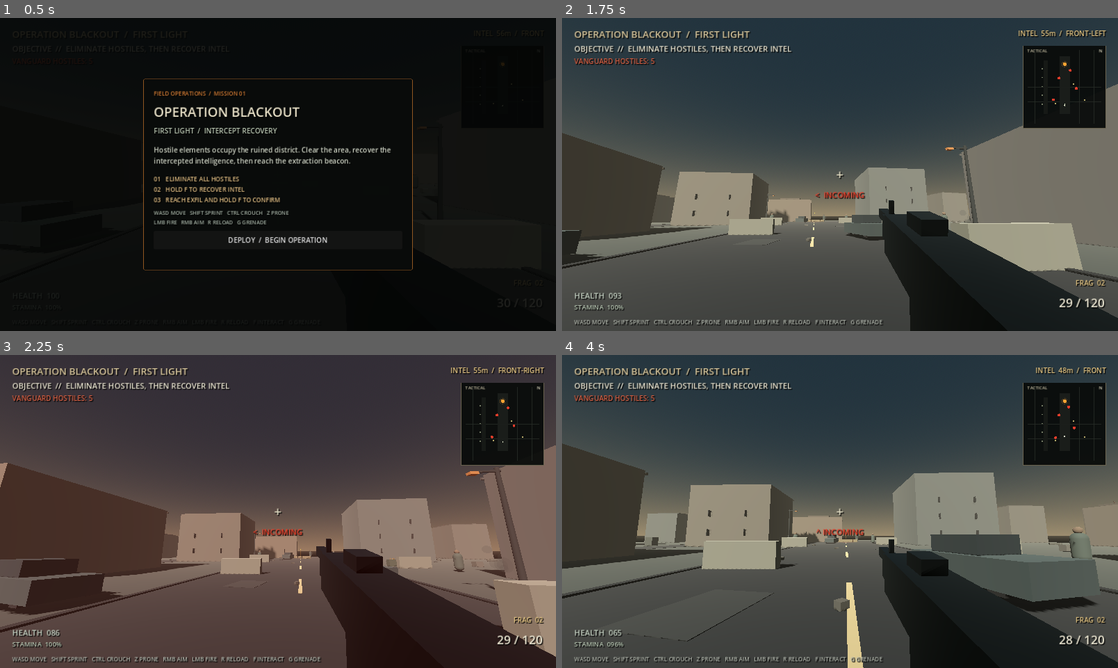
Above: before the commit, frames 1-4 (two rows, left to right).
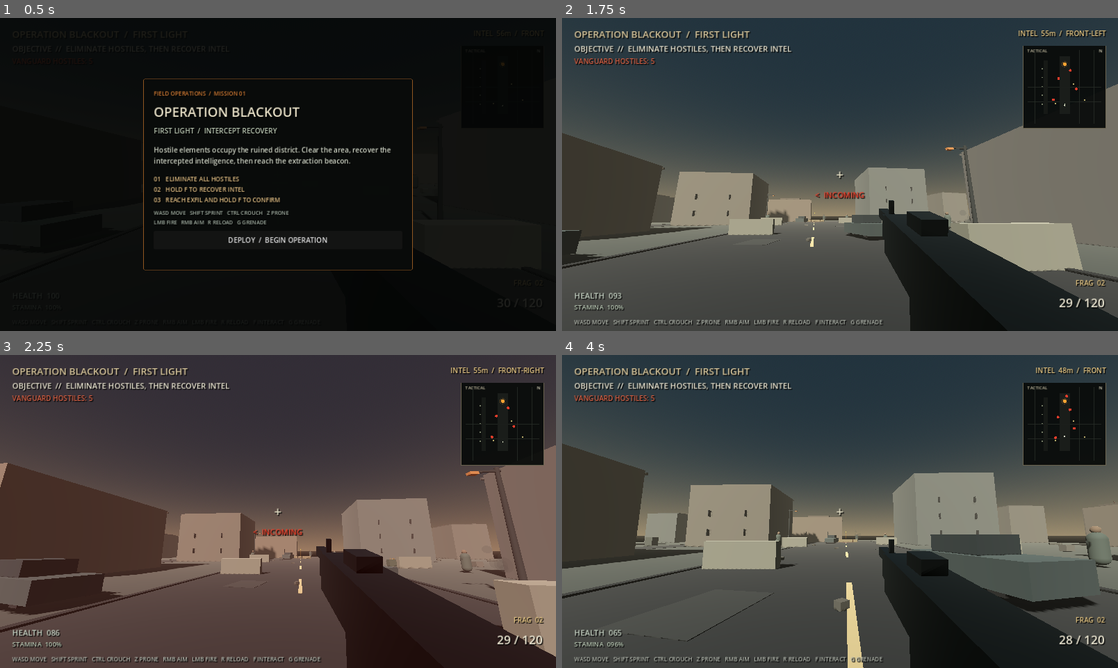
Above: after the commit, the same moments.

Repository: Liladizilla/operation-blackout
Game: Godot game, scene res://scenes/main.tscn
Same seed, same stepped clock (60 frames per second), same inputs: the game is played once before the commit and once after it.
Inputs (mouse positions are in pixels of both pictures, inside the frame that each line leads up to):
- Up to frame 1 (0.5 s): no input
- Up to frame 2 (1.75 s): click "DEPLOY / BEGIN OPERATION" at 0.5 s; tap Enter at 1.25 s; move the mouse to (867, 174) at 1.27 s; hold W (move_forward) from 1.28 s (still down); tap Ctrl (crouch) at 1.35 s; click (867, 174) at 1.42 s; tap Space (jump) at 1.52 s; tap Z (prone) at 1.55 s
- Up to frame 3 (2.25 s): keep holding W (move_forward); move the mouse to (250, 511) at 2.02 s; tap Z (prone) at 2.1 s
- Up to frame 4 (4 s): keep holding W (move_forward); tap Space (jump) at 2.27, 3.77 s; tap Shift (sprint) at 2.3 s; move the mouse to (851, 505) at 2.77 s; hold Shift (sprint) 2.78-3.53 s; tap Ctrl (crouch) at 3.05, 3.6 s; move the mouse to (834, 517) at 3.52 s; click (834, 517) at 3.67 s; tap Z (prone) at 3.8 s

Frame 1 is identical in both runs. In frame 2, less than 0.1% of the frame differs, in the area x 36-93%, y 16-68%; in frame 3, 0.1%; in frame 4, 0.8%, in the area x 38-99%, y 12-68%.

Commit message:
Add sound propagation and stealth-aware enemy reactions
Add noise attenuation, stance-dependent footsteps, and enemy investigation reactions for gunshots and grenade blasts.

Diff:
--- a/scripts/enemy.gd
+++ b/scripts/enemy.gd
@@ -201,13 +201,17 @@
             target_dir = retreat.normalized()
         look_at(Vector3(player.global_position.x, global_position.y, player.global_position.z), Vector3.UP)
     elif state == "INVESTIGATE":
-        var to_cover := cover_goal - global_position
-        to_cover.y = 0.0
-        if to_cover.length() > 1.0:
-            target_dir = to_cover.normalized() * 0.72
-            look_at(Vector3(last_known_position.x, global_position.y, last_known_position.z), Vector3.UP)
+        var investigate_target := cover_goal
+        if alert_memory_timer > 0.0 and last_known_position != Vector3.ZERO:
+            investigate_target = last_known_position
+        var to_target := investigate_target - global_position
+        to_target.y = 0.0
+        if to_target.length() > 1.4:
+            target_dir = to_target.normalized() * 0.72
+            look_at(Vector3(investigate_target.x, global_position.y, investigate_target.z), Vector3.UP)
         else:
             state = "SEARCH"
+            alert_memory_timer = 0.0
     target_dir = _avoid_obstacles(target_dir)
     if not is_on_floor():
         velocity.y -= 9.8 * delta
@@ -251,6 +255,26 @@
     query.exclude = [get_rid()]
     query.collision_mask = 1
     return space.intersect_ray(query)
+
+func hear_noise(source_position: Vector3, noise_type: String) -> void:
+    if health <= 0.0:
+        return
+    var memory_duration := 3.0
+    match noise_type:
+        "FOOTSTEP":
+            memory_duration = 2.0
+        "GUNSHOT":
+            memory_duration = 5.0
+        "GRENADE":
+            memory_duration = 6.0
+    last_known_position = source_position
+    alert_memory_timer = maxf(alert_memory_timer, memory_duration)
+    if state != "COMBAT":
+        state = "INVESTIGATE"
+        if cover_timer <= 0.0 or noise_type != "FOOTSTEP":
+            cover_goal = _choose_cover(source_position)
+            cover_timer = 1.2 if noise_type == "FOOTSTEP" else 1.6
+    think_timer = minf(think_timer, 0.1)
 
 func _broadcast_alert(threat_position: Vector3) -> void:
     if alert_broadcast_timer > 0.0:
--- a/scripts/grenade.gd
+++ b/scripts/grenade.gd
@@ -54,6 +54,9 @@
     if exploded:
         return
     exploded = true
+    var active_scene := get_tree().current_scene
+    if is_instance_valid(active_scene) and active_scene.has_method("report_noise"):
+        active_scene.report_noise(global_position, 65.0, "GRENADE", self)
     var space := get_world_3d().direct_space_state
     var blast_shape := SphereShape3D.new()
     blast_shape.radius = BLAST_RADIUS
--- a/scripts/main.gd
+++ b/scripts/main.gd
@@ -426,6 +426,38 @@
     if is_instance_valid(hud):
         hud.call("show_pause")
 
+func report_noise(source_position: Vector3, radius: float, noise_type: String = "GUNSHOT", source_node: Node3D = null) -> int:
+    if radius <= 0.0:
+        return 0
+    var heard_count := 0
+    var space := get_world_3d().direct_space_state
+    for enemy in enemies:
+        var enemy_body := enemy as CharacterBody3D
+        if not is_instance_valid(enemy_body) or float(enemy_body.get("health")) <= 0.0:
+            continue
+        var distance := enemy_body.global_position.distance_to(source_position)
+        if distance > radius:
+            continue
+        var query := PhysicsRayQueryParameters3D.create(source_position + Vector3.UP * 1.1, enemy_body.global_position + Vector3.UP * 1.1)
+        var exclusions: Array[RID] = [enemy_body.get_rid()]
+        if is_instance_valid(player):
+            exclusions.append(player.get_rid())
+        var source_body := source_node as CollisionObject3D
+        if is_instance_valid(source_body):
+            exclusions.append(source_body.get_rid())
+        query.exclude = exclusions
+        query.collision_mask = 1
+        var obstruction := space.intersect_ray(query)
+        var effective_radius := radius
+        if not obstruction.is_empty():
+            effective_radius *= 0.45 if noise_type == "FOOTSTEP" else 0.72
+        if distance > effective_radius:
+            continue
+        if enemy_body.has_method("hear_noise"):
+            enemy_body.call("hear_noise", source_position, noise_type)
+            heard_count += 1
+    return heard_count
+
 func enemy_killed(enemy: Node) -> void:
     if enemies.has(enemy):
         enemies.erase(enemy)
--- a/scripts/player.gd
+++ b/scripts/player.gd
@@ -28,6 +28,7 @@
 var is_prone := false
 var stamina := MAX_STAMINA
 var stamina_regen_delay := 0.0
+var footstep_noise_timer := 0.0
 var bob_time := 0.0
 var recoil := 0.0
 var ads := false
@@ -212,6 +213,8 @@
     velocity.x = move_toward(velocity.x, direction.x * speed, 18.0 * delta)
     velocity.z = move_toward(velocity.z, direction.z * speed, 18.0 * delta)
     move_and_slide()
+    var moving_on_foot := is_on_floor() and input_dir.length() > 0.1 and Vector2(velocity.x, velocity.z).length() > 0.45
+    _update_footstep_noise(delta, moving_on_foot, sprinting)
     bob_time += delta * (velocity.length() * 0.65)
     var bob_scale := 0.0 if input_dir.length() < 0.1 else (0.012 if ads else 0.035)
     if is_crouched:
@@ -237,6 +240,26 @@
     if Input.is_mouse_button_pressed(MOUSE_BUTTON_LEFT) and fire_cooldown <= 0 and not is_reloading:
         _fire()
 
+func _update_footstep_noise(delta: float, moving: bool, sprinting: bool) -> void:
+    footstep_noise_timer = maxf(0.0, footstep_noise_timer - delta)
+    if not moving or footstep_noise_timer > 0.0:
+        return
+    var radius := 10.0
+    if is_prone:
+        radius = 1.5
+        footstep_noise_timer = 0.95
+    elif is_crouched:
+        radius = 4.5
+        footstep_noise_timer = 0.72
+    elif sprinting:
+        radius = 20.0
+        footstep_noise_timer = 0.32
+    else:
+        footstep_noise_timer = 0.52
+    var active_scene := get_tree().current_scene
+    if is_instance_valid(active_scene) and active_scene.has_method("report_noise"):
+        active_scene.report_noise(global_position, radius, "FOOTSTEP", self)
+
 func _update_stamina(delta: float, sprinting: bool) -> void:
     if sprinting:
         stamina = maxf(0.0, stamina - delta)
@@ -275,6 +298,9 @@
     if is_instance_valid(weapon_audio):
         weapon_audio.pitch_scale = randf_range(0.96, 1.04)
         weapon_audio.play()
+    var active_scene := get_tree().current_scene
+    if is_instance_valid(active_scene) and active_scene.has_method("report_noise"):
+        active_scene.report_noise(global_position, 58.0, "GUNSHOT", self)
     ammo -= 1
     fire_cooldown = 0.095
     recoil = 0.055 if ads else 0.09
--- /dev/null
+++ b/tests/test_sound_awareness.gd
@@ -0,0 +1,100 @@
+extends SceneTree
+
+var failed := false
+var passed := 0
+
+func _initialize() -> void:
+    call_deferred("_run_tests")
+
+func _check(condition: bool, message: String) -> void:
+    if condition:
+        passed += 1
+        print("PASS: ", message)
+    else:
+        failed = true
+        push_error("FAIL: " + message)
+
+func _run_tests() -> void:
+    var packed := load("res://scenes/main.tscn") as PackedScene
+    _check(packed != null, "main scene loads for sound-awareness tests")
+    if packed == null:
+        quit(1)
+        return
+
+    var scene := packed.instantiate()
+    root.add_child(scene)
+    current_scene = scene
+    await process_frame
+    if scene.hud.is_briefing_open():
+        scene.hud.dismiss_briefing()
+    await physics_frame
+
+    var player: Node = scene.get_node("Player")
+    var enemies: Array = scene.enemies
+    var original_player_position: Vector3 = player.global_position
+    var original_enemy_positions: Array[Vector3] = []
+    for enemy in enemies:
+        original_enemy_positions.append(enemy.global_position)
+        enemy.set_physics_process(false)
+        enemy.state = "SEARCH"
+        enemy.alert_memory_timer = 0.0
+
+    _check(scene.report_noise(player.global_position, 0.0, "GUNSHOT", player) == 0, "zero-radius noise events are ignored")
+
+    # A solid building attenuates footstep noise enough that a distant guard
+    # on the opposite side does not hear it.
+    player.global_position = Vector3(-25.0, 1.2, -17.0)
+    enemies[0].global_position = Vector3(-8.0, 0.95, -17.0)
+    for index in range(1, enemies.size()):
+        enemies[index].global_position = Vector3(80.0 + float(index) * 5.0, 0.95, 80.0)
+    scene.report_noise(player.global_position, 20.0, "FOOTSTEP", player)
+    _check(enemies[0].alert_memory_timer == 0.0, "solid cover attenuates distant footstep noise")
+
+    # Prone movement is quieter than crouched movement at the same distance.
+    player.global_position = original_player_position
+    enemies[0].global_position = player.global_position + Vector3(3.0, -0.25, 0.0)
+    enemies[0].state = "SEARCH"
+    enemies[0].alert_memory_timer = 0.0
+    player.is_prone = true
+    player.is_crouched = false
+    player.footstep_noise_timer = 0.0
+    player._update_footstep_noise(0.016, true, false)
+    _check(enemies[0].alert_memory_timer == 0.0, "prone movement stays below the nearby guard's hearing range")
+
+    player.is_prone = false
+    player.is_crouched = true
+    player.footstep_noise_timer = 0.0
+    player._update_footstep_noise(0.016, true, false)
+    _check(enemies[0].state == "INVESTIGATE" and enemies[0].alert_memory_timer > 0.0, "crouched footsteps alert a nearby guard")
+    player.is_crouched = false
+
+    # A loud shot carries far enough to put all five enemies on alert.
+    for index in range(enemies.size()):
+        enemies[index].global_position = original_enemy_positions[index]
+        enemies[index].state = "SEARCH"
+        enemies[index].alert_memory_timer = 0.0
+    var heard_gunshot: int = scene.call("report_noise", player.global_position, 120.0, "GUNSHOT", player)
+    _check(heard_gunshot == enemies.size(), "gunshot noise propagates to all enemies within range")
+    var all_investigating := true
+    for enemy in enemies:
+        all_investigating = all_investigating and enemy.alert_memory_timer >= 5.0 and enemy.state == "INVESTIGATE"
+    _check(all_investigating, "gunshot creates persistent enemy investigation memory")
+
+    # The actual grenade explosion reports its own noise, even when enemies
+    # are outside the blast damage radius.
+    for index in range(enemies.size()):
+        enemies[index].global_position = player.global_position + Vector3(8.0 + float(index) * 3.0, -0.25, 0.0)
+        enemies[index].state = "SEARCH"
+        enemies[index].alert_memory_timer = 0.0
+    var grenade := RigidBody3D.new()
+    grenade.set_script(load("res://scripts/grenade.gd"))
+    scene.add_child(grenade)
+    grenade.global_position = player.global_position
+    grenade._explode()
+    var all_heard_blast := true
+    for enemy in enemies:
+        all_heard_blast = all_heard_blast and enemy.alert_memory_timer >= 6.0
+    _check(all_heard_blast, "grenade blast alerts enemies beyond its damage radius")
+
+    print("SOUND AWARENESS RESULT: ", passed, " checks passed; failed=", failed)
+    quit(1 if failed else 0)
Not shown, changed: .github/workflows/godot-smoke-test.yml
